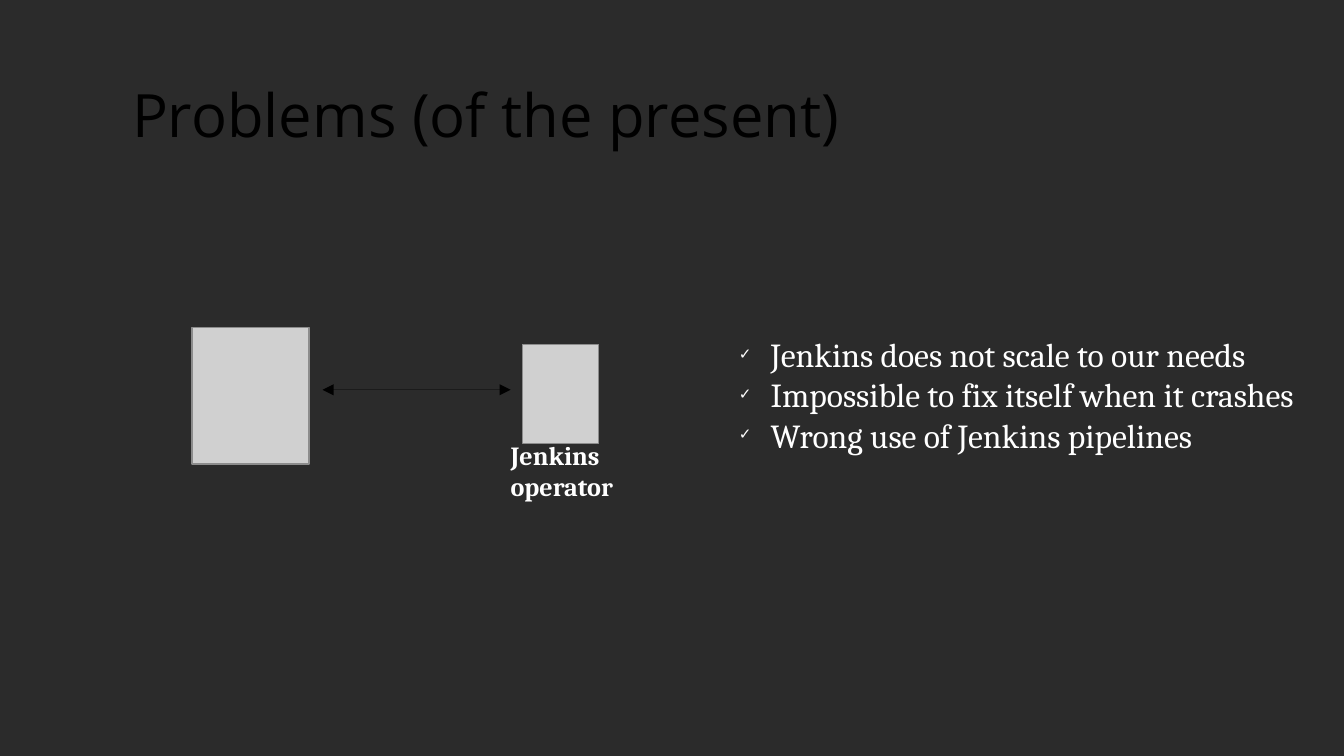
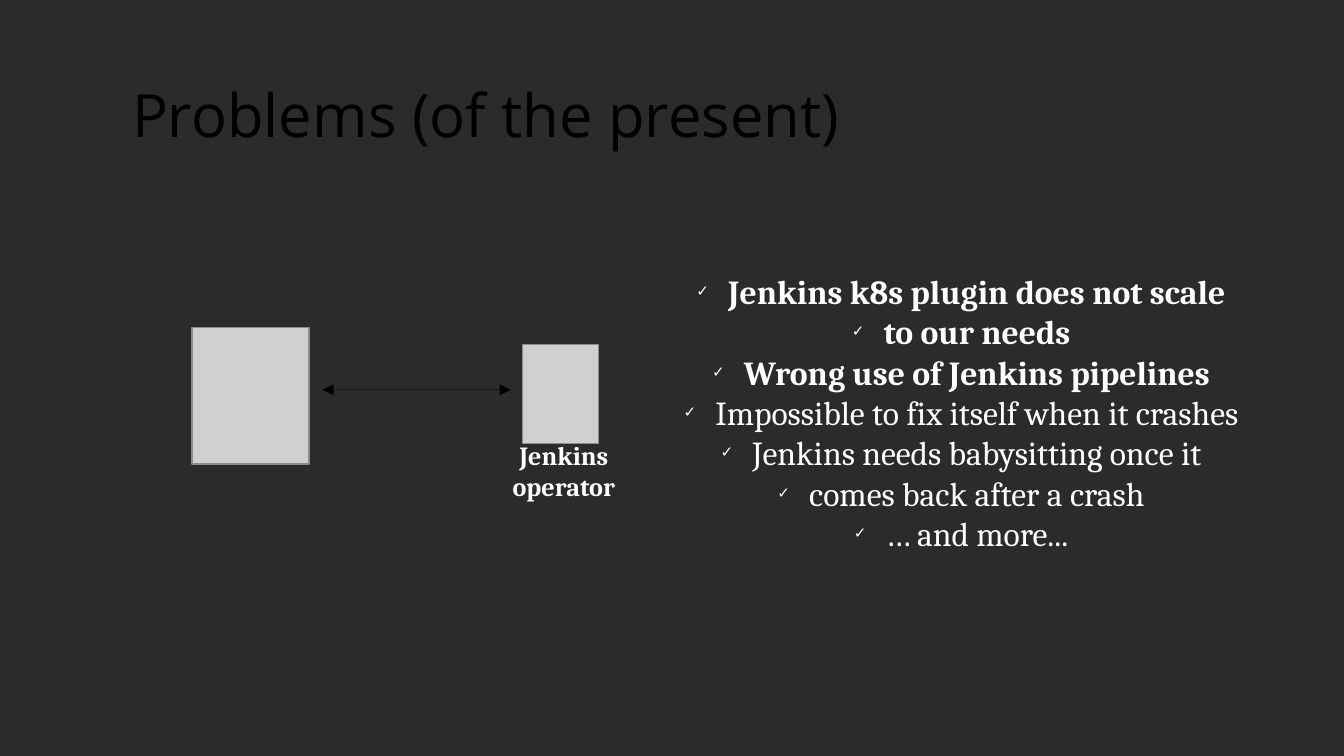
Before and after one commit to 0xmichalis/talks, a slide deck: slide 21 of 2018_brno_devconf/openshiftci.odp. Drawn at 1344x756 pixels with LibreOffice and Linux fonts; fonts in the diff are those of the drawing; grey boxes stand for pictures; background and template pictures are left out; a plain dark background stands for a picture behind light text. Boxes give left, top, right and bottom in pixels: in the first picture for what was removed or moved away, otherwise in the second. Text is boxed around its words. In the diff, an @@ line names an element or a change of style, - is before the commit and + after.

```diff
--- a/2018_brno_devconf/openshiftci.odp
+++ b/2018_brno_devconf/openshiftci.odp
@@ text "Jenkins k8s plugin does not ...": place and size @@
-text "Jenkins k8s plugin does not ..." at box(771, 343, 1293, 456)
+text "Jenkins k8s plugin does not ..." at box(715, 280, 1238, 547)
@@ text at box(728, 280, 1225, 393): text changed; bold on @@
-✓ Jenkins does not scale to our needs
+✓ Jenkins k8s plugin does not scale
+✓ to our needs
+✓ Wrong use of Jenkins pipelines
@@ text at box(715, 401, 1238, 432): alignment left to centre @@
@@ text "Jenkins" at box(513, 441, 615, 502): alignment left to centre @@
@@ text at box(752, 441, 1201, 547): text changed @@
-✓ Wrong use of Jenkins pipelines
+✓ Jenkins needs babysitting once it
+✓ comes back after a crash
+✓ … and more...
```
Also in this commit, not shown: 10 other slides changed, 8 slides added, 1 other file.
